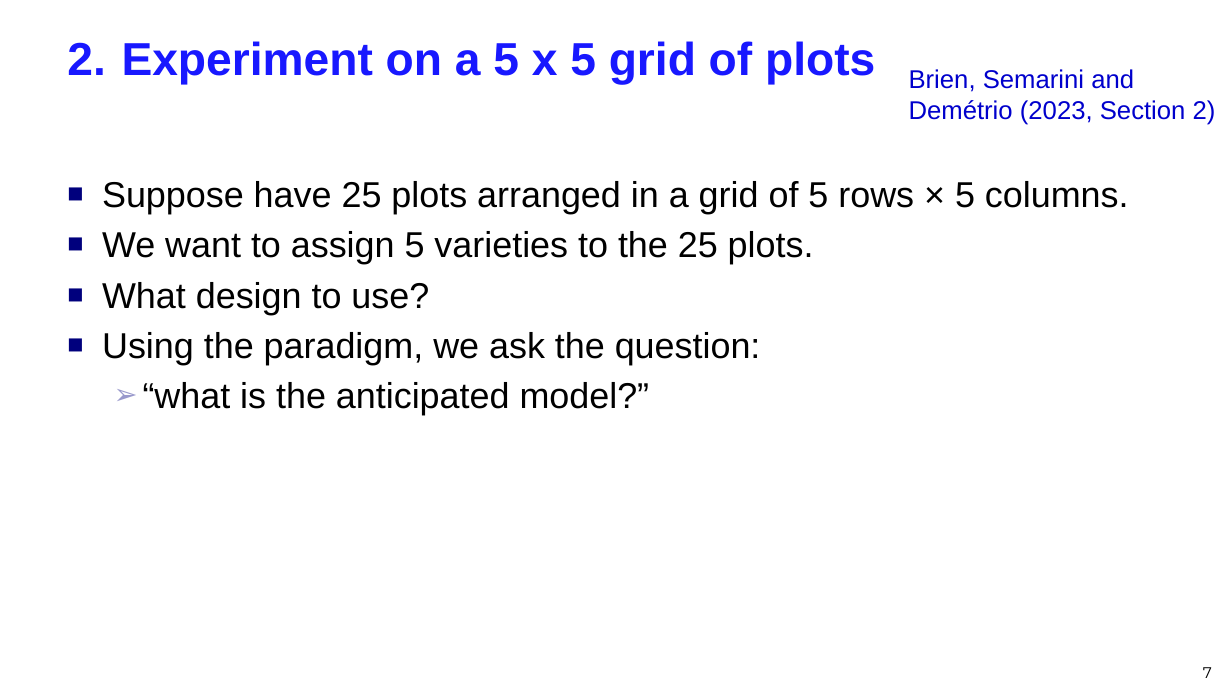
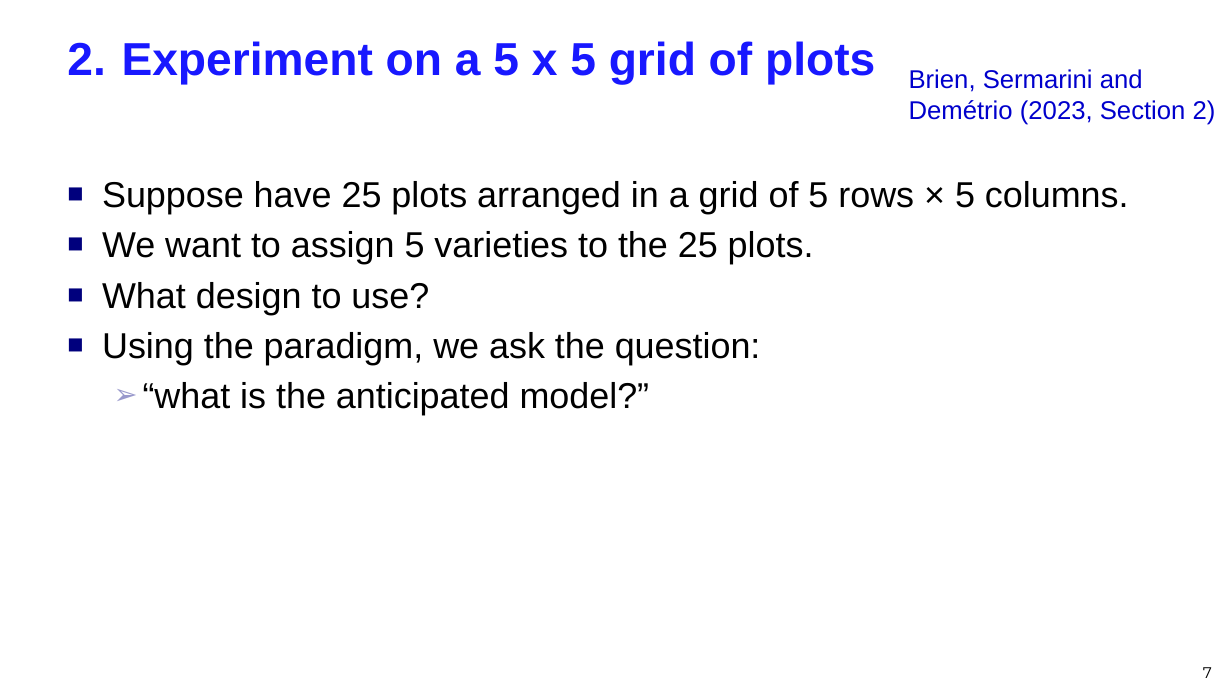
Before and after one commit to briencj/webcjb, a slide deck: slide 7 of curso2024/DesignShortCourseTopic1.v7.ppsx. Drawn at 1232x693 pixels with LibreOffice and Linux fonts; fonts in the diff are those of the drawing. Boxes give left, top, right and bottom in pixels: in the first picture for what was removed or moved away, otherwise in the second. Text is boxed around its words. In the diff, an @@ line names an element or a change of style, - is before the commit and + after.

```diff
--- a/curso2024/DesignShortCourseTopic1.v7.ppsx
+++ b/curso2024/DesignShortCourseTopic1.v7.ppsx
@@ text at [909,69,1216,125]: text changed @@
-Brien, Semarini and Demétrio (2023, Section 2)
+Brien, Sermarini and Demétrio (2023, Section 2)
```
Also in this commit, not shown: 3 other slides changed.
